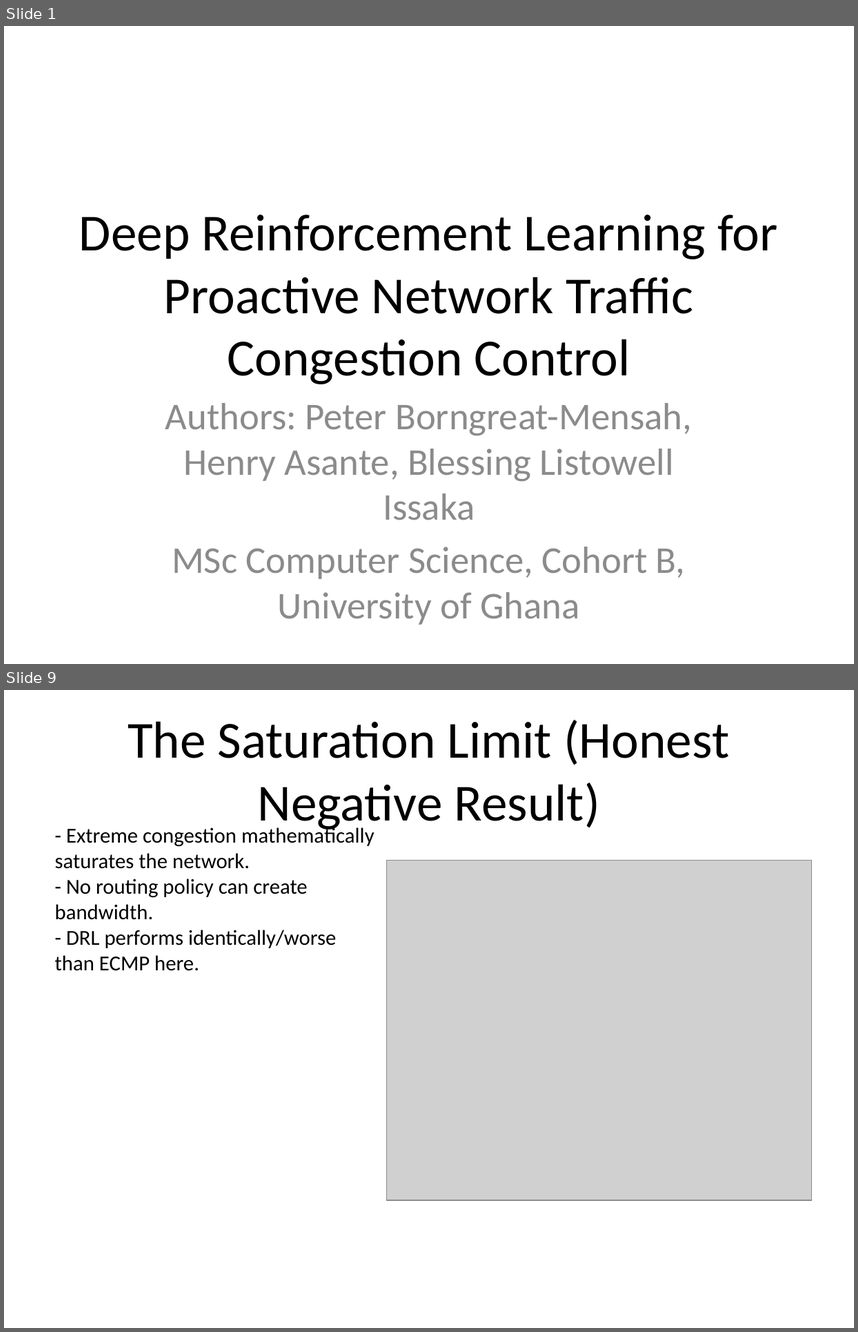
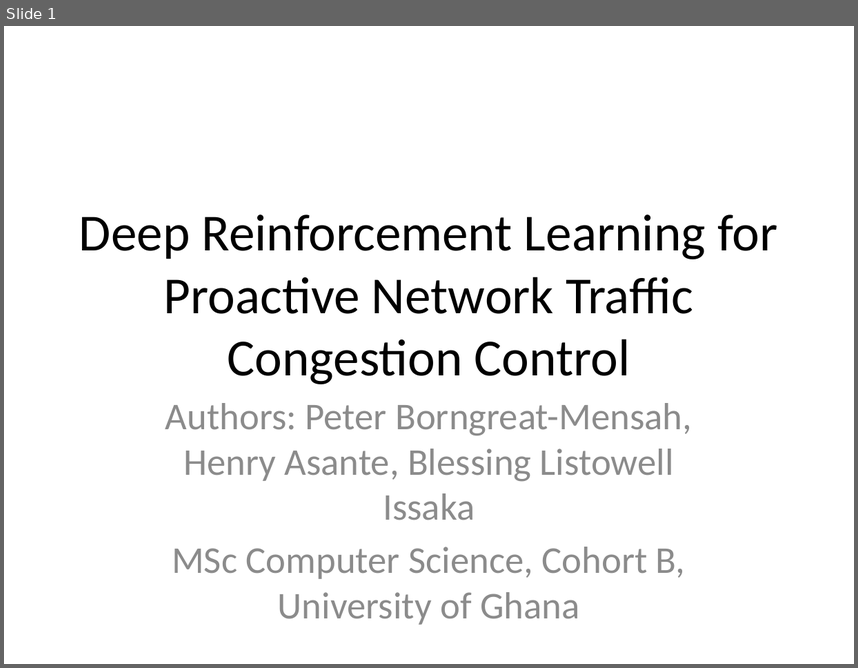
Before and after one commit to PipetteGh/Deep-Reinforcement-Learning-for-Proactive-Network-Traffic-Congestion-Control-and-Load-Balancing, a slide deck: final_presentation.pptx. Shown one above the other, each under a label of ours: slides 1 and 9 before the commit, slide 1 after it; the slides between them are not shown. The pictures are 858x1332 and 858x668 pixels, drawn with LibreOffice and Linux fonts; fonts in the diff are those of the drawing; grey boxes stand for pictures. Boxes give left, top, right and bottom in pixels: in the first picture for what was removed or moved away, otherwise in the second. Text is boxed around its words. In the diff, an @@ line names an element or a change of style, - is before the commit and + after.

```diff
--- a/final_presentation.pptx
+++ b/final_presentation.pptx
@@ slide 9 removed at [4,690,854,1328], background #FFFFFF @@
@@ title removed at [128,720,729,833] @@
-The Saturation Limit (Honest Negative Result)
@@ text removed at [55,825,375,971] @@
-- Extreme congestion mathematically saturates the network.
-- No routing policy can create bandwidth.
-- DRL performs identically/worse than ECMP here.
@@ picture removed at [386,860,811,1200] @@
```
Also in this commit, not shown: 5 slides changed, 4 slides added, 5 other slides removed, 17 other files.
